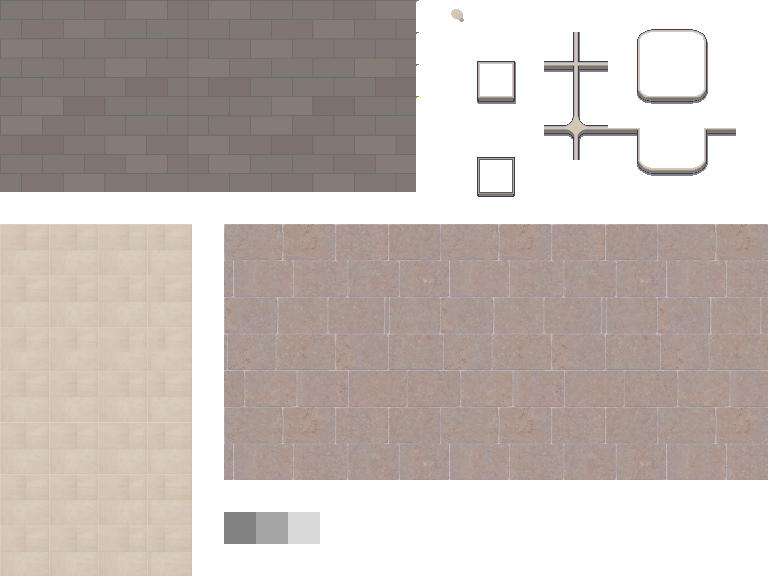
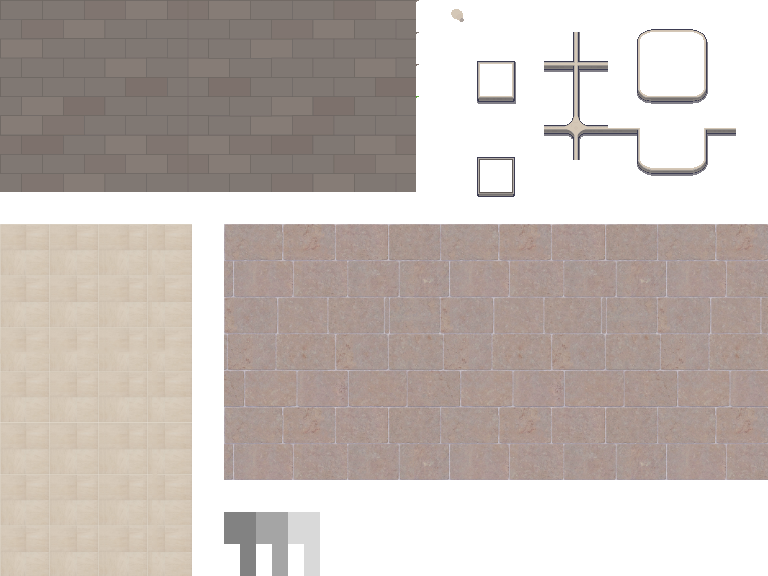
The second 768 × 576 image is a revision of the first. Changes to its layers:
painted on "shadow" over [240, 544, 320, 576]
